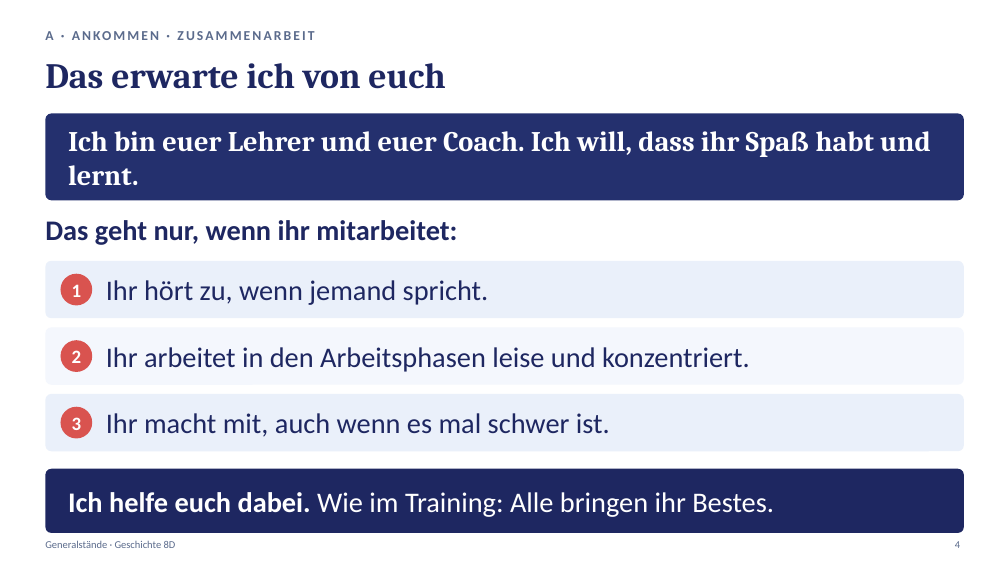
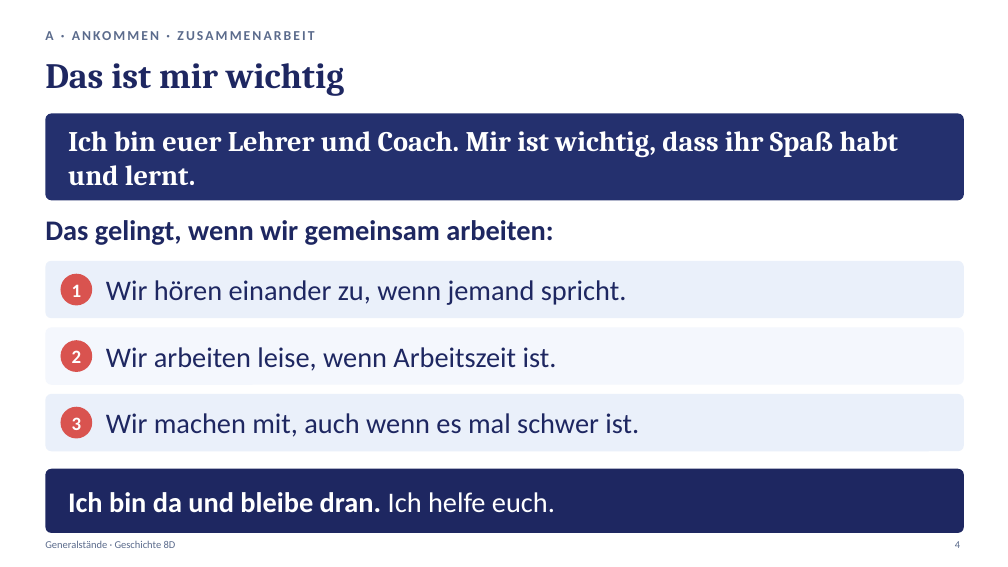
Before and after one commit to golzkonstantin-gif/Schule, a slide deck: slide 4 of Geschichte_8D/Generalstaende/Praesentation_Generalstaende_8D.pptx. Drawn at 1008x567 pixels with LibreOffice and Linux fonts; fonts in the diff are those of the drawing. Boxes give left, top, right and bottom in pixels: in the first picture for what was removed or moved away, otherwise in the second. Text is boxed around its words. In the diff, an @@ line names an element or a change of style, - is before the commit and + after.

```diff
--- a/Geschichte_8D/Generalstaende/Praesentation_Generalstaende_8D.pptx
+++ b/Geschichte_8D/Generalstaende/Praesentation_Generalstaende_8D.pptx
@@ text at (45, 63, 344, 96): text changed @@
-Das erwarte ich von euch
+Das ist mir wichtig
@@ text at (68, 131, 898, 185): text changed @@
-Ich bin euer Lehrer und euer Coach. Ich will, dass ihr Spaß habt und lernt.
+Ich bin euer Lehrer und Coach. Mir ist wichtig, dass ihr Spaß habt und lernt.
@@ text at (45, 220, 553, 245): text changed @@
-Das geht nur, wenn ihr mitarbeitet:
+Das gelingt, wenn wir gemeinsam arbeiten:
@@ text at (106, 280, 627, 305): text changed @@
-Ihr hört zu, wenn jemand spricht.
+Wir hören einander zu, wenn jemand spricht.
@@ text at (106, 347, 557, 371): text changed @@
-Ihr arbeitet in den Arbeitsphasen leise und konzentriert.
+Wir arbeiten leise, wenn Arbeitszeit ist.
@@ text at (106, 413, 639, 437): text changed @@
-Ihr macht mit, auch wenn es mal schwer ist.
+Wir machen mit, auch wenn es mal schwer ist.
@@ text at (68, 492, 555, 512): text changed; bold on @@
-Ich helfe euch dabei. Wie im Training: Alle bringen ihr Bestes.
+Ich bin da und bleibe dran. Ich helfe euch.
```
Also in this commit, not shown: 6 other files.
